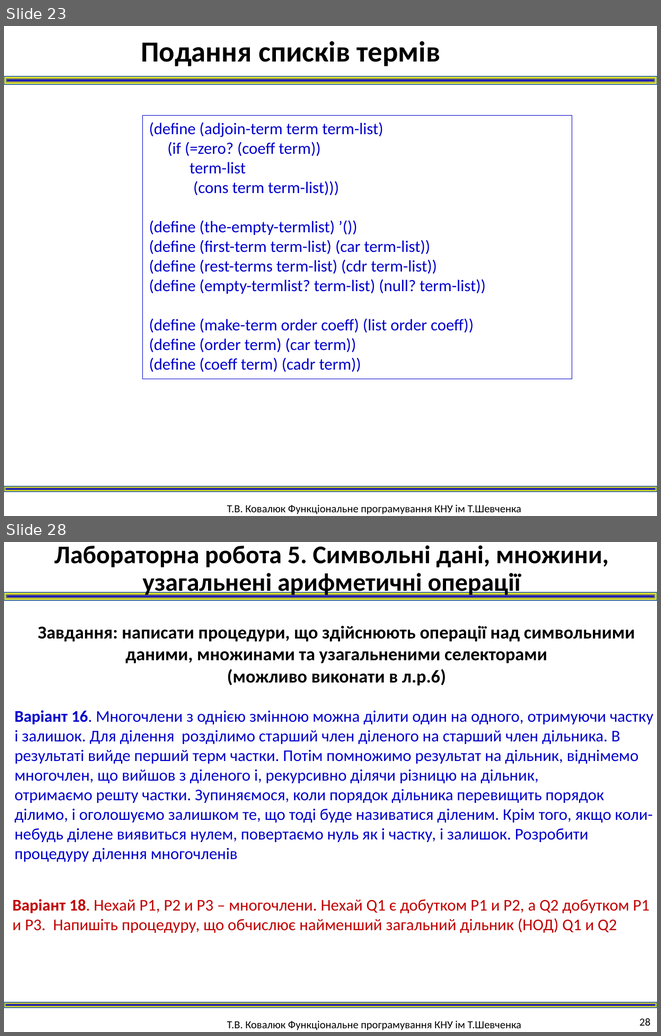
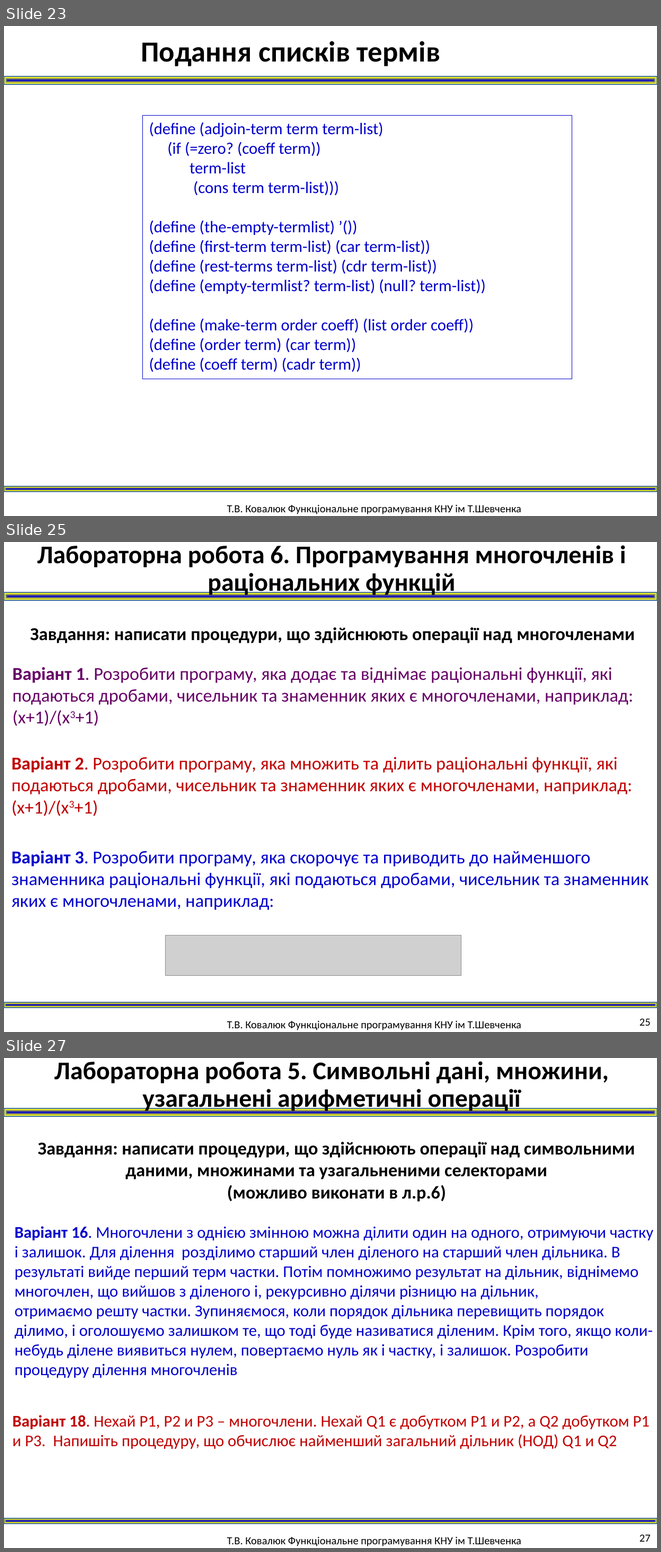
Before and after one commit to vladloza/funcprogram, a slide deck: лек6. Системи узагальнених операцій.pptx. Shown one above the other, each under a label of ours: slides 23 and 28 before the commit, slides 23, 25 and 27 after it; the slides between them are not shown. The pictures are 661x1036 and 661x1552 pixels, drawn with LibreOffice and Linux fonts; fonts in the diff are those of the drawing; grey boxes stand for pictures. Boxes give left, top, right and bottom in pixels: in the first picture for what was removed or moved away, otherwise in the second. Text is boxed around its words. In the diff, an @@ line names an element or a change of style, - is before the commit and + after.

```diff
--- a/лек6. Системи узагальнених операцій.pptx
+++ b/лек6. Системи узагальнених операцій.pptx
@@ slide 25 added at box(4, 542, 657, 1032), background #FFFFFF; not listed: 3 template elements that a slide beside it also shows @@
@@ text added at box(37, 545, 626, 597), 28 pt, text #000000, bold @@
+Лабораторна робота 6. Програмування многочленів і раціональних функцій
@@ text added at box(30, 627, 635, 643), 20 pt, text #000000, bold @@
+Завдання: написати процедури, що здійснюють операції над многочленами
@@ text added at box(12, 667, 633, 726), 20 pt, text #660066 @@
+Варіант 1. Розробити програму, яка додає та віднімає раціональні функції, які подаються дробами, чисельник та знаменник яких є многочленами, наприклад: (х+1)/(x3+1)
@@ text added at box(11, 757, 632, 816), 20 pt, text #C00000 @@
+Варіант 2. Розробити програму, яка множить та ділить раціональні функції, які подаються дробами, чисельник та знаменник яких є многочленами, наприклад: (х+1)/(x3+1)
@@ text added at box(11, 850, 648, 910), 20 pt, text #0000CC @@
+Варіант 3. Розробити програму, яка скорочує та приводить до найменшого знаменника раціональні функції, які подаються дробами, чисельник та знаменник яких є многочленами, наприклад:
@@ picture added at box(165, 935, 461, 976) @@
@@ page number added at box(639, 1018, 651, 1025), 12 pt, text #000000 @@
+25
@@ what was slide 28 is now slide 27 @@
@@ page number at box(639, 1534, 651, 1541): text changed @@
-28
+27
```
Also in this commit, not shown: 1 other slide added, 3 slides removed.
